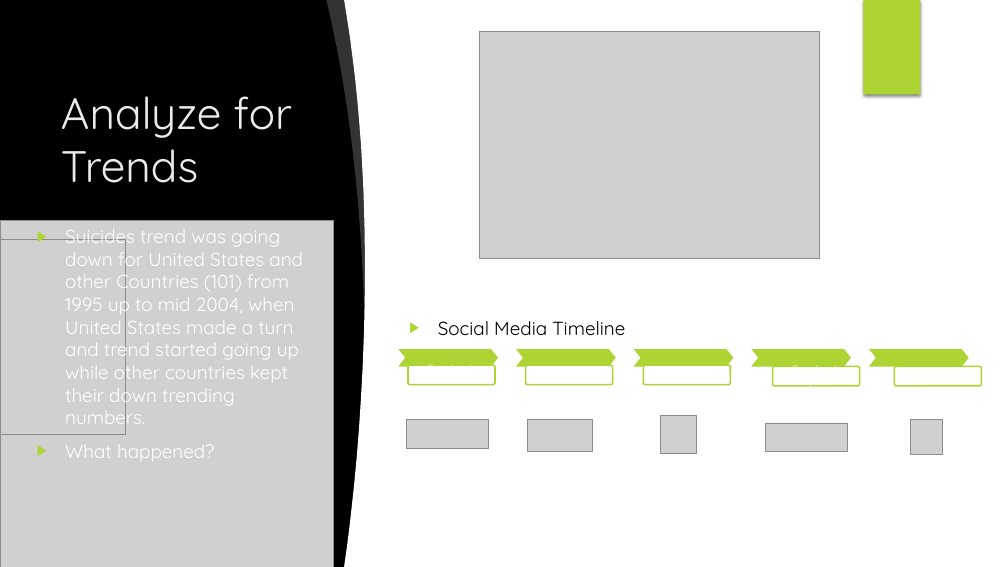
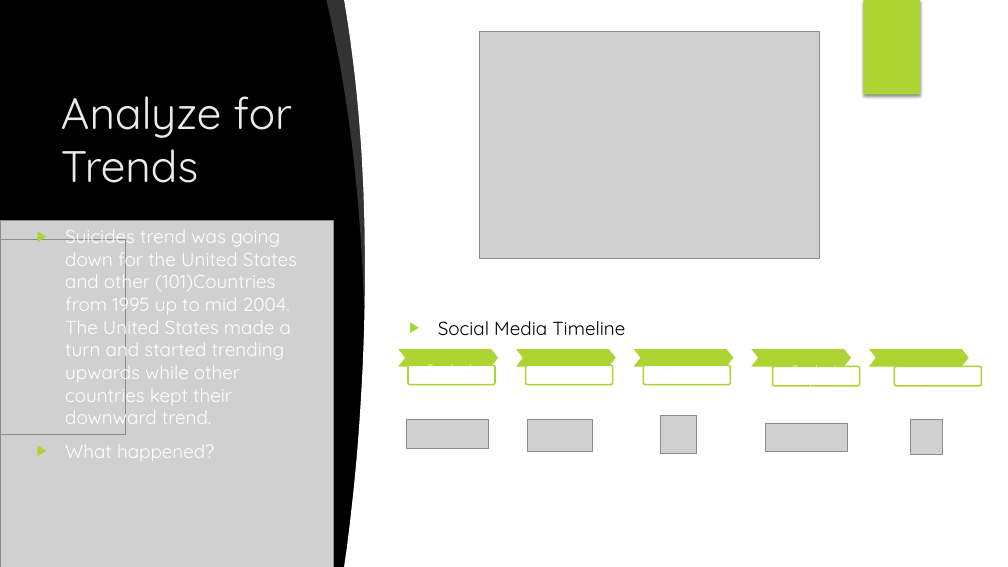
Before and after one commit to ludmilagd/SocialMediaUsageImpact, a slide deck: slide 9 of SocialMediaSuicideRate.pptx (slide 10 before the commit). Drawn at 1008x567 pixels with LibreOffice and Linux fonts; fonts in the diff are those of the drawing; grey boxes stand for pictures; background and template pictures are left out. Boxes give left, top, right and bottom in pixels: in the first picture for what was removed or moved away, otherwise in the second. Text is boxed around its words. In the diff, an @@ line names an element or a change of style, - is before the commit and + after.

```diff
--- a/SocialMediaSuicideRate.pptx
+++ b/SocialMediaSuicideRate.pptx
@@ text at (65,230,297,430): text changed @@
-▶ Suicides trend was going down for United States and other Countries (101) from 1995 up to mid 2004, when United States made a turn and trend started going up while other countries kept their down trending numbers.
+▶ Suicides trend was going down for the United States and other (101)Countries from 1995 up to mid 2004. The United States made a turn and started trending upwards while other countries kept their downward trend.
```
Also in this commit, not shown: 11 other slides changed, 1 slide removed.
